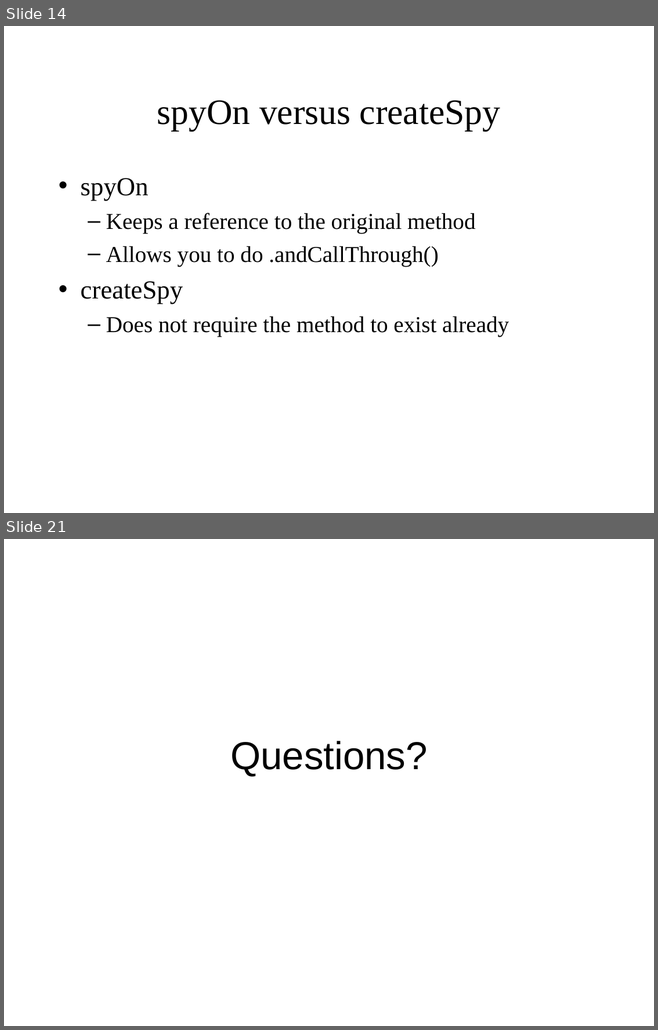
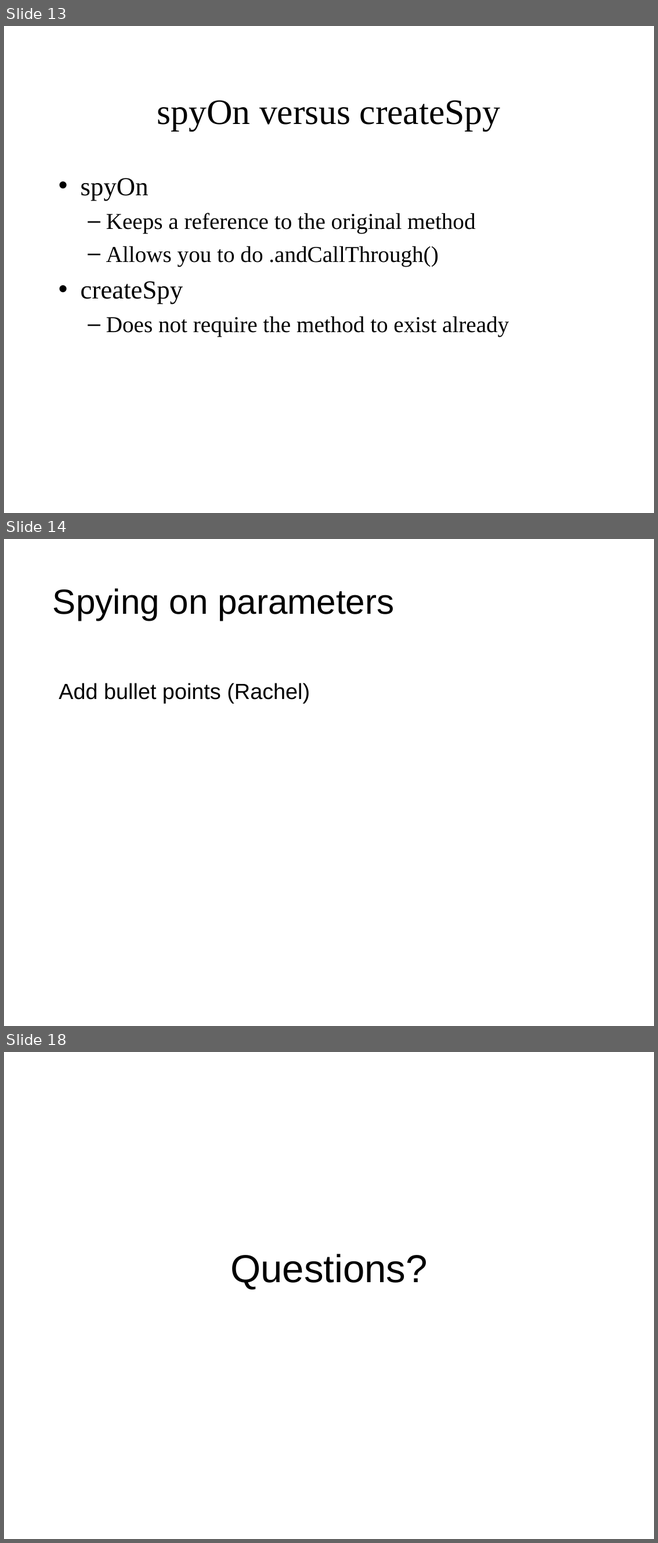
Before and after one commit to jomontanari/JasmineBowlingGame, a slide deck: TestingJavaScript_with_Jasmine.ppt. Shown one above the other, each under a label of ours: slides 14 and 21 before the commit, slides 13, 14 and 18 after it; the slides between them are not shown. The pictures are 658x1030 and 658x1543 pixels, drawn with LibreOffice and Linux fonts; fonts in the diff are those of the drawing. Boxes give left, top, right and bottom in pixels: in the first picture for what was removed or moved away, otherwise in the second. Text is boxed around its words. In the diff, an @@ line names an element or a change of style, - is before the commit and + after.

```diff
--- a/TestingJavaScript_with_Jasmine.ppt
+++ b/TestingJavaScript_with_Jasmine.ppt
@@ slide 14 added at (x1=4, y1=539, x2=654, y2=1026), background #FFFFFF @@
@@ title added at (x1=53, y1=588, x2=394, y2=620), 43 pt, text #000000 @@
+Spying on parameters
@@ text added at (x1=59, y1=683, x2=310, y2=704), 27 pt, text #000000 @@
+Add bullet points (Rachel)
@@ what was slide 14 is now slide 13 @@
@@ what was slide 21 is now slide 18 @@
```
Also in this commit, not shown: 6 slides changed, 5 other slides added, 9 slides removed, 1 other file.
